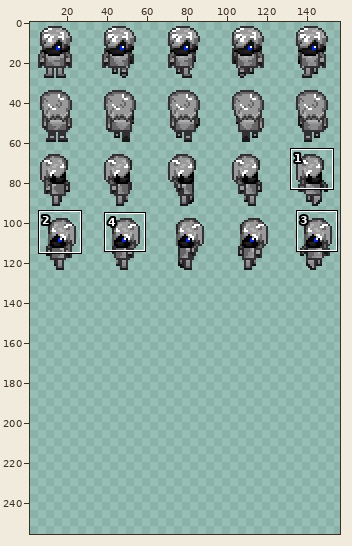
Sprite sheet, stored at sprites/player.png. Above, an overview of the earlier version with the close-up marked.
Close-up. Earlier state:
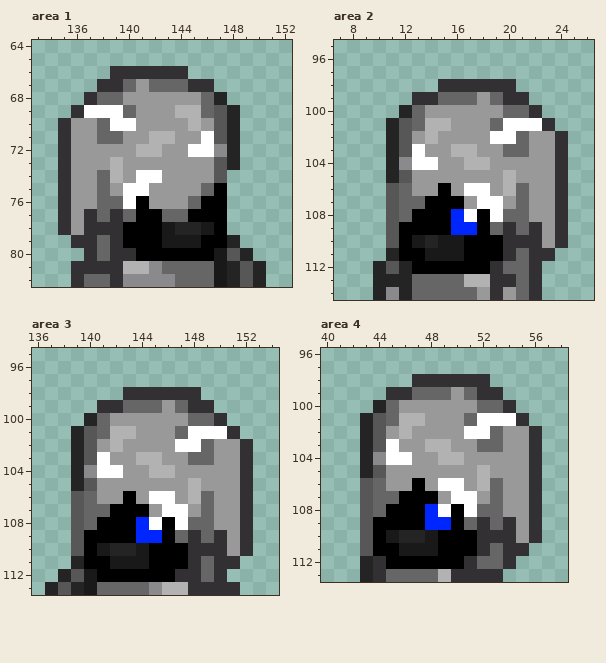
The file is 160x128 pixels. Colours within 5 levels of each other are drawn and written as one. Shown: area 1: x 133..152, y 64..82; area 2: x 7..26, y 95..114; area 3: x 136..154, y 95..113; area 4: x 40..58, y 96..113. The old version is drawn lined up with the new one, on the new canvas. The wide view leaves out empty margins. The commit also changed other parts of the picture, which this record leaves out.
Once edited:
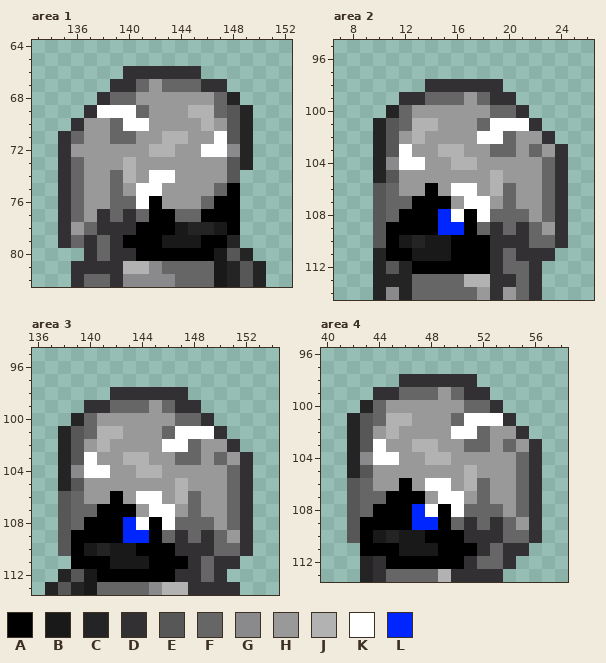
Palette (. is transparent): A #000000  B #191919  C #242424  D #333033  E #575757  F #666666  G #8a898c  H #999999  J #b2b2b2  K #ffffff  L #0026ff
Changes in this commit:
canvas 160x128 -> 160x256
Changed rows in their new state; - is an unchanged pixel.
Area 1:
first column x 135:
66 ----.-----D----
67 ---.-DFH--F-D--
68 --.D-F-----HFC-
69 -.D--KF--H-JFEC
70 .D-HF-K---HJHEC
71 -F-H-F-H-J-HKEC
72 ------H-J-H-KGC
73 -F--HJ------HEC
74 -F-HFJH-K---HE-
75 -F-HFH-K---HFA-
76 -F-H-FKA--HF-A-
77 -FHDFDF-A-F--A-
78 --F--D--AB-CBA-
79 DF-------------
Area 2:
first column x 10:
 98 ----D-----.----
 99 --D-F--HFD-.---
100 -CFH-----F-D.--
101 CEFJ-H--FK--D.-
102 CEHJH---K-FH-D.
103 CEKH-J-H-F-HF--
104 CGK-H-J-H----F-
105 CEH------JH--F-
106 EFH-AHK-HJFH-F-
107 EF-A--HK-HFH-F-
108 EFA--LKAKF---F-
109 EA---L-AFDFDF--
110 EABCB-A--D--FF-
111 CA-B--A--DFD---
Area 3:
first column x 138:
 98 ----D-----.----
 99 --D-F--HFD-.---
100 -CFH-----F-D.--
101 CEFJ-H--FK--D.-
102 CEHJH---K-FH-D.
103 CEKH-J-H-F-HF--
104 CGK-H-J-H----F-
105 CEH------JH--F-
106 EFH-AHK-HJFH-F-
107 EF-A--HK-HFH-F-
108 EFA--LKAKF---F-
109 EA---L-AFDFDF--
110 EABCBBA--D--FF-
111 -A-------------
Area 4:
first column x 42:
 98 ----D-----.----
 99 --D-F--HFD-.---
100 -CFH-----F-D.--
101 CEFJ-H--FK--D.-
102 CEHJH---K-FH-D.
103 CEKH-J-H-F-HF--
104 CGK-H-J-H----F-
105 CEH------JH--F-
106 EFH-AHK-HJFH-F-
107 EF-A--HK-HFH-F-
108 EFA--LKAKF---F-
109 EA---L-AFDFDF--
110 EABCBBA--D--FF-
111 -A-------------
Where, in picture pixels (left, top, right, bottom), the same in both close-ups:
changed: (58, 66, 253, 248)
changed: (373, 79, 568, 261)
changed: (58, 387, 253, 569)
changed: (347, 374, 542, 556)
